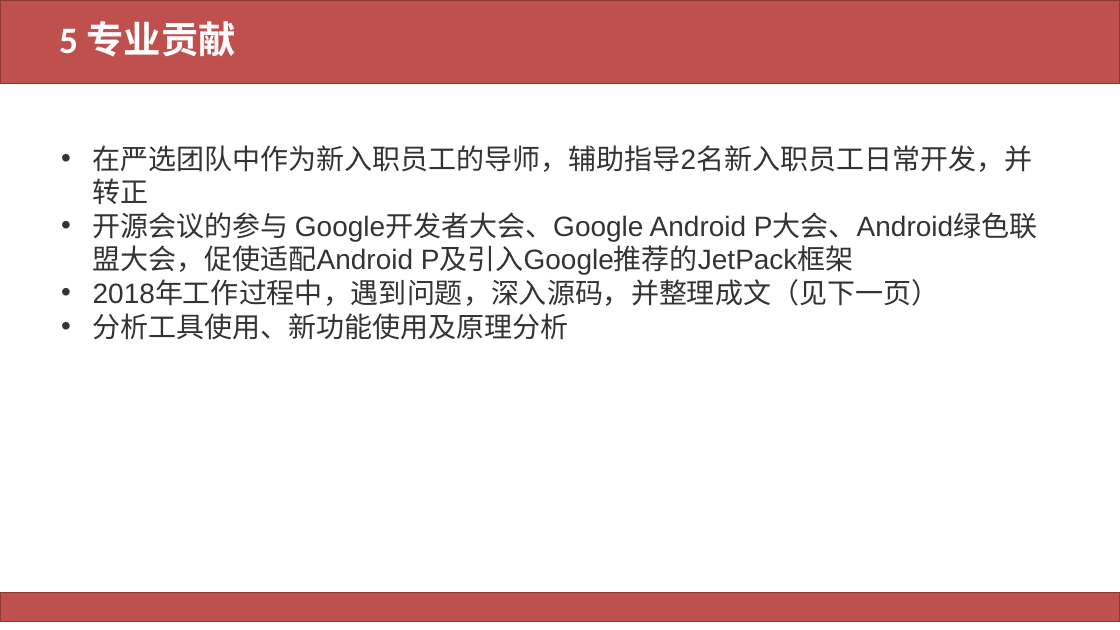
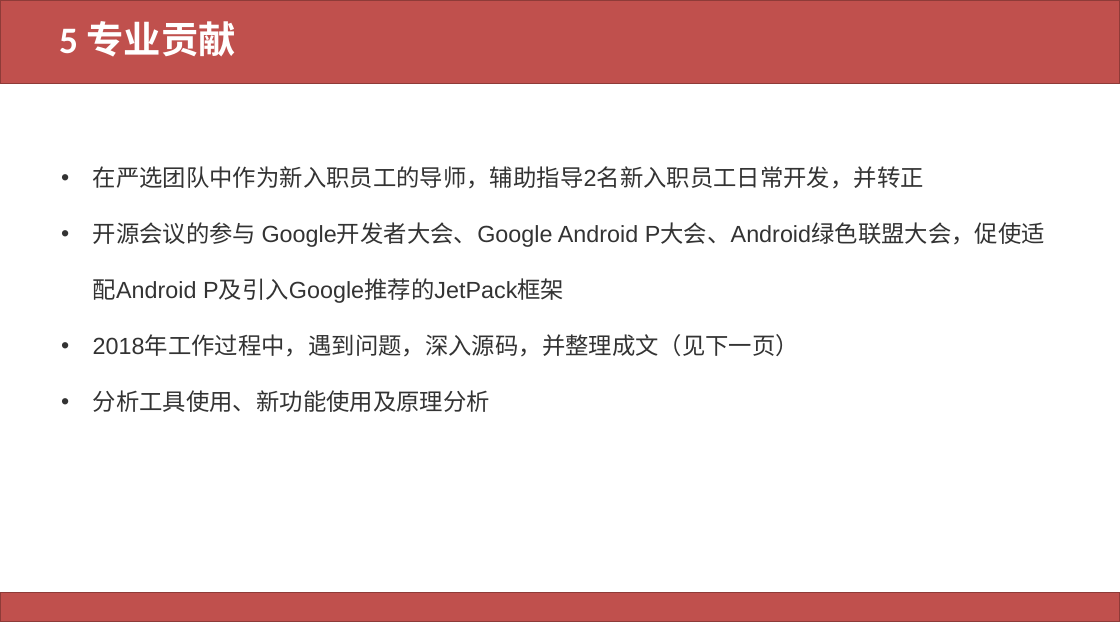
Before and after one commit to happylishang/happylishang.github.io, a slide deck: slide 12 of _posts/升级/2019/H4186-李尚-2019-升级答辩PPT .pptx. Drawn at 1120x630 pixels with LibreOffice and Linux fonts; fonts in the diff are those of the drawing. Boxes give left, top, right and bottom in pixels: in the first picture for what was removed or moved away, otherwise in the second. Text is boxed around its words. In the diff, an @@ line names an element or a change of style, - is before the commit and + after.

```diff
--- a/_posts/升级/2019/H4186-李尚-2019-升级答辩PPT .pptx
+++ b/_posts/升级/2019/H4186-李尚-2019-升级答辩PPT .pptx
@@ text "在严选团队中作为新入职员工的导师，辅助指导2名新入职员工日常开发，并转正" at [93, 166, 1045, 412]: size 24 to 20 pt; line spacing 1 to 2 @@
```
Also in this commit, not shown: 3 other slides changed, 3 other files.
